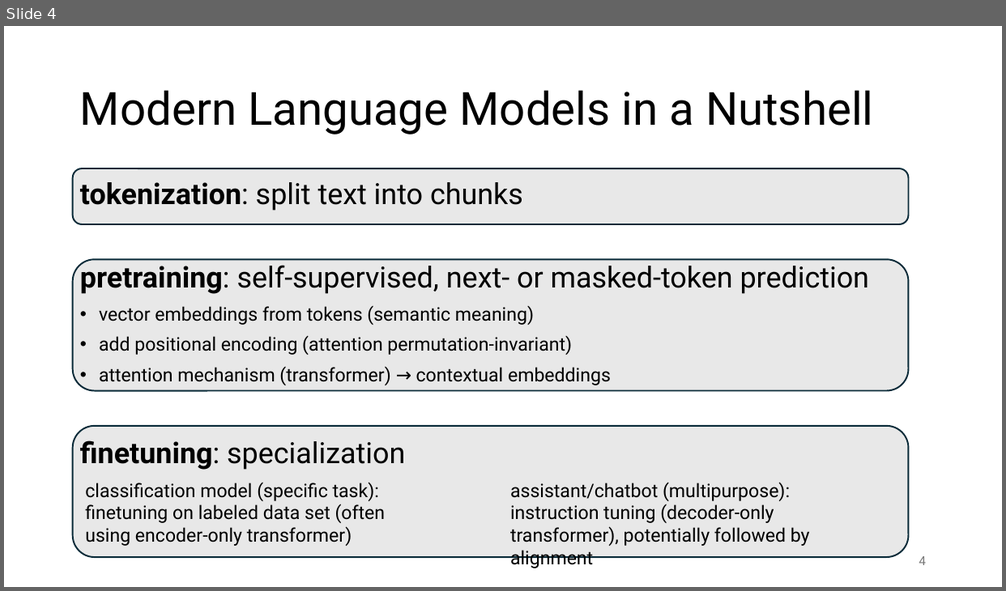
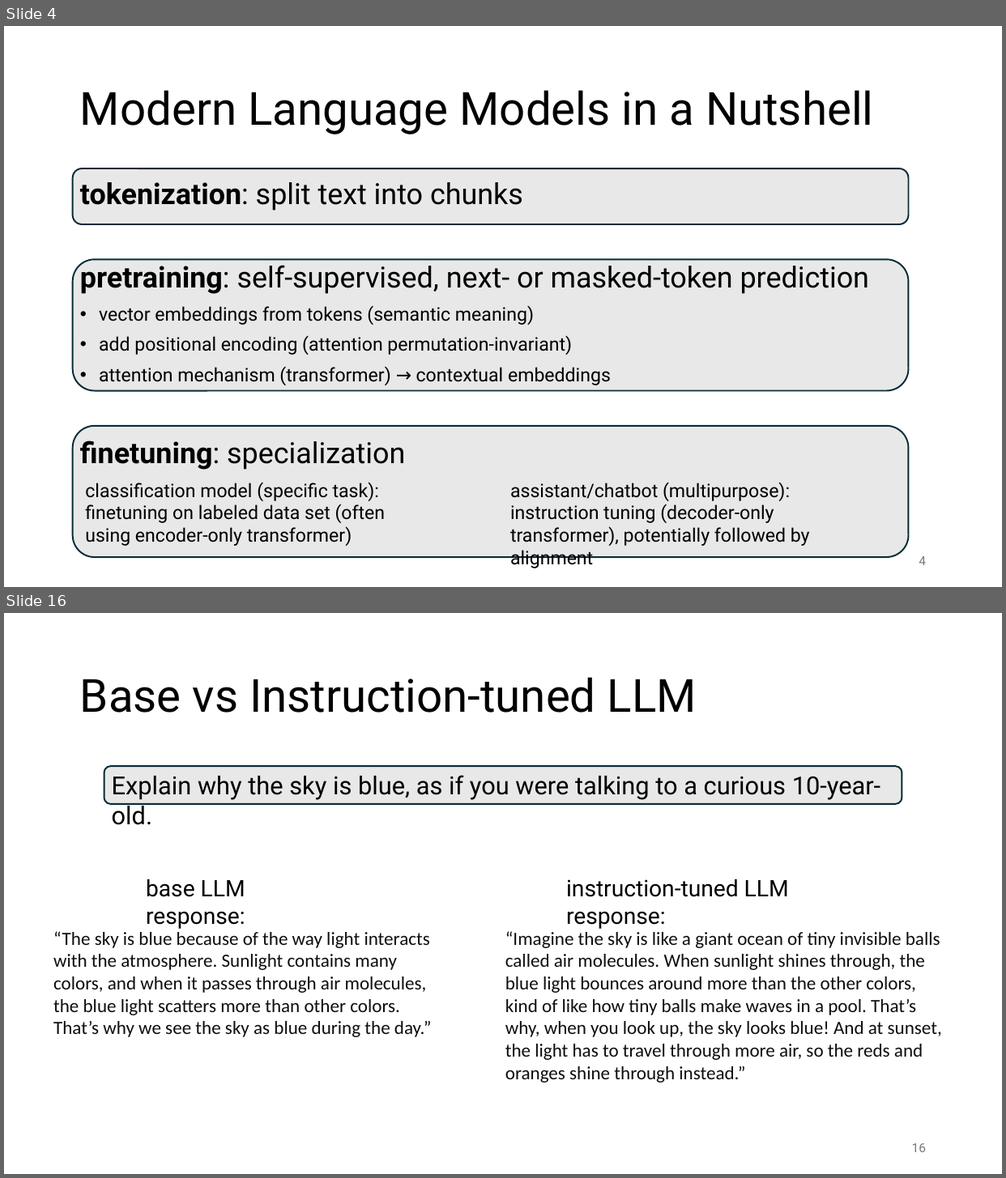
Before and after one commit to FelixWick/language_models, a slide deck: slides/5_finetuning.pptx. Shown one above the other, each under a label of ours: slide 4 before the commit, slides 4 and 16 after it; the slides between them are not shown. The pictures are 1006x591 and 1006x1178 pixels, drawn with LibreOffice and Linux fonts; fonts in the diff are those of the drawing. Boxes give left, top, right and bottom in pixels: in the first picture for what was removed or moved away, otherwise in the second. Text is boxed around its words. In the diff, an @@ line names an element or a change of style, - is before the commit and + after.

```diff
--- a/slides/5_finetuning.pptx
+++ b/slides/5_finetuning.pptx
@@ slide 16 added at bbox=[4, 613, 1002, 1174], background #FFFFFF @@
@@ title added at bbox=[80, 677, 697, 713], 44 pt, text #000000 @@
+Base vs Instruction-tuned LLM
@@ rounded rectangle added at bbox=[104, 766, 902, 804], fill #E8E8E8, outline #092A39 1.5 pt @@
@@ text added at bbox=[112, 775, 880, 800], 24 pt, text #000000 @@
+Explain why the sky is blue, as if you were talking to a curious 10-year-old.
@@ text added at bbox=[146, 879, 245, 929], 22 pt, text #000000 @@
+base LLM response:
@@ text added at bbox=[566, 879, 789, 929], 22 pt, text #000000 @@
+instruction-tuned LLM response:
@@ text added at bbox=[53, 931, 432, 1037], 18 pt, text #0E0E0E @@
+“The sky is blue because of the way light interacts with the atmosphere. Sunlight contains many colors, and when it passes through air molecules, the blue light scatters more than other colors. That’s why we see the sky as blue during the day.”
@@ text added at bbox=[505, 931, 942, 1083], 18 pt, text #0E0E0E @@
+“Imagine the sky is like a giant ocean of tiny invisible balls called air molecules. When sunlight shines through, the blue light bounces around more than the other colors, kind of like how tiny balls make waves in a pool. That’s why, when you look up, the sky looks blue! And at sunset, the light has to travel through more air, so the reds and oranges shine through instead.”
@@ page number added at bbox=[912, 1144, 926, 1152], 12 pt, text #797979 @@
+16
```
Also in this commit, not shown: 13 slides changed, 6 other slides added, 6 slides removed, 5 other files.
